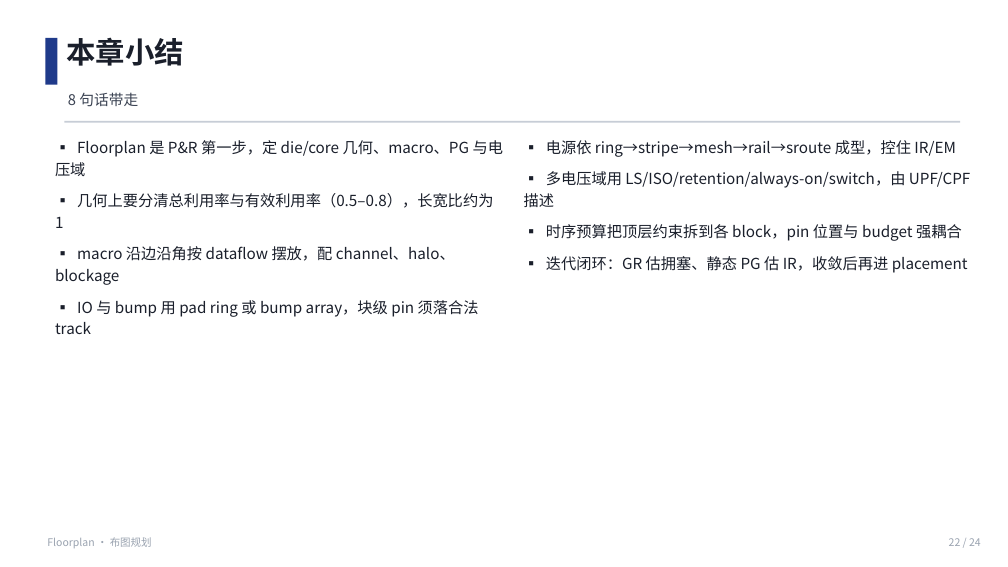
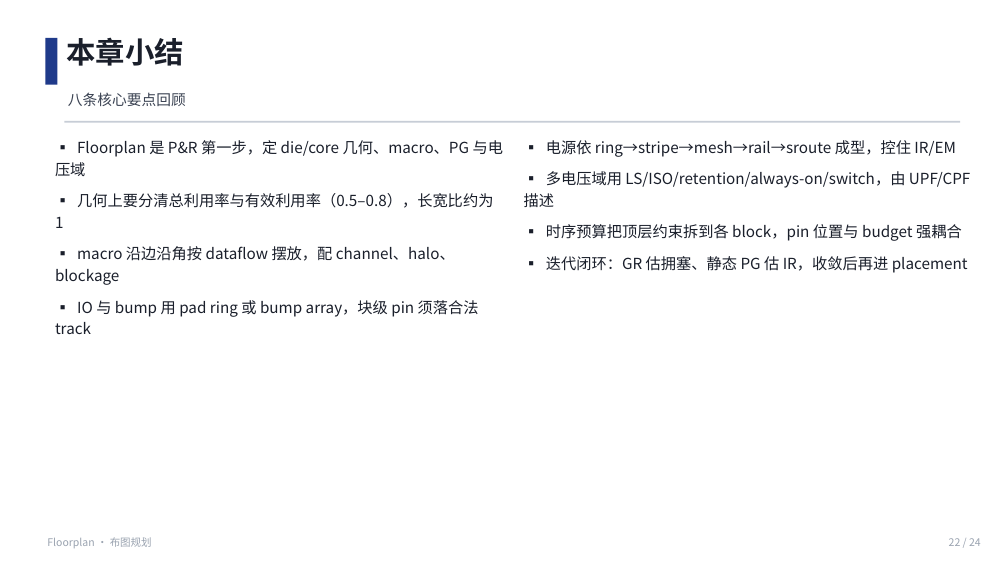
Before and after one commit to JinChengZ18/IC_Learning_Material, a slide deck: slide 22 of IC_Backend_Notes/slides/05_Floorplan.pptx. Drawn at 1008x567 pixels with LibreOffice and Linux fonts; fonts in the diff are those of the drawing. Boxes give left, top, right and bottom in pixels: in the first picture for what was removed or moved away, otherwise in the second. Text is boxed around its words. In the diff, an @@ line names an element or a change of style, - is before the commit and + after.

```diff
--- a/IC_Backend_Notes/slides/05_Floorplan.pptx
+++ b/IC_Backend_Notes/slides/05_Floorplan.pptx
@@ text at (68,92,186,106): text changed @@
-8 句话带走
+八条核心要点回顾
```
Also in this commit, not shown: 15 other slides changed, 54 other files.
